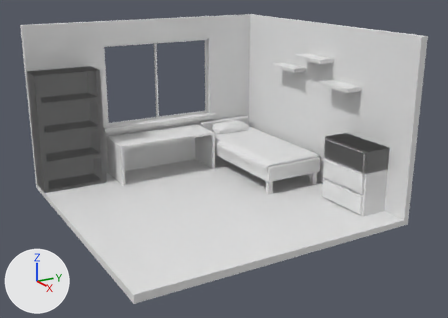
Two versions of the Blender file blender/MyRoom.blend, one commit apart.
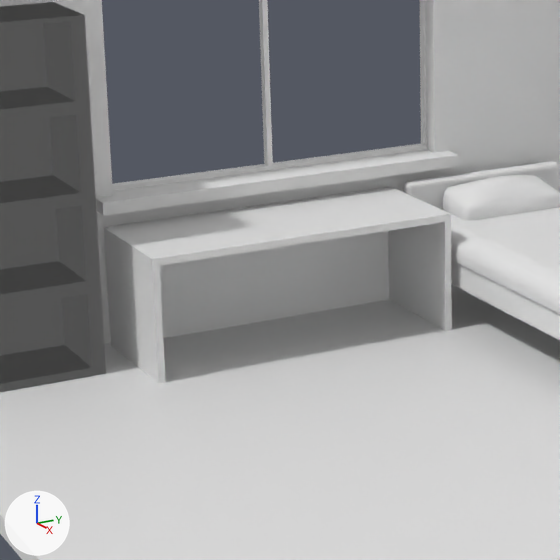
Each version appears first whole from a 50 mm camera at (15.18, -8.29, 6.78) aimed at (0.3, 0.4, 1.34), and next in a close-up on the part from 16% to 56% of the width and 21% to 76% of the height. Lighting does not change. The marker at lower left points along +X, +Y and +Z.

The first close-up shows 'Bad', 'Box', 'Pillow', 'Plane', 'Table', 'Walls', 'Window', 'Window.004', 'Window.005', 'Window.008'.
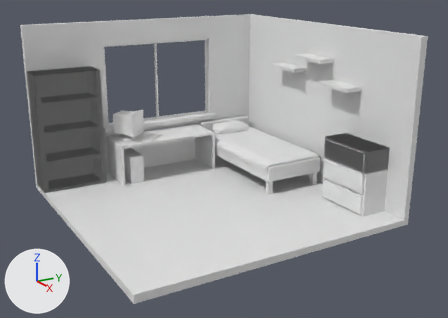
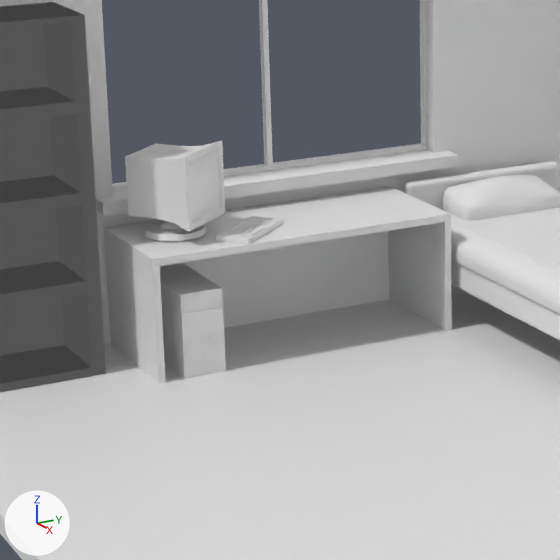
Commit message: [develop] Add computer model

Pixel boxes [x1, y1, x2, y2] of what changed, in the close-ups (560 x 560 px):
'Monitor', added: after [125, 141, 225, 241]
'Computer', added: after [160, 263, 226, 378]
'Keyboard', added: after [216, 216, 282, 244]

The change in detail:
Mesh me_cube_002 is new.
It has 1172 vertices, 930 faces and spans x -3.578..-2.559, y -1.369..-0.922, z 0.001..0.88.
Mesh me_cube_014 is new.
It has 904 vertices, 866 faces and spans x -1.0..1.0, y -1.0..1.0, z -1.61..1.0.
Mesh me_cube_005 is new.
It has 5523 vertices, 5480 faces and spans x -0.87..0.93, y -0.92..0.92, z -1.27..0.92.
Object 'Keyboard' (ob_keyboard) is new; it shows me_cube_014.
Its parent is ob_computer.
Its location is (-2.972, -0.426, 1.32).
Its rotation in degrees is (0, 0, 41).
Its scale is (0.184, 0.417, -0.0258).
Object 'Computer' (ob_computer) is new; it shows me_cube_002.
Its location is (0.0, 0.0, 0.0).
Object 'Monitor' (ob_monitor) is new; it shows me_cube_005.
Its parent is ob_computer.
Its location is (-3.274, -1.11, 1.839).
Its rotation in degrees is (0, 0, 39).
Its scale is (0.417, 0.417, 0.417).
